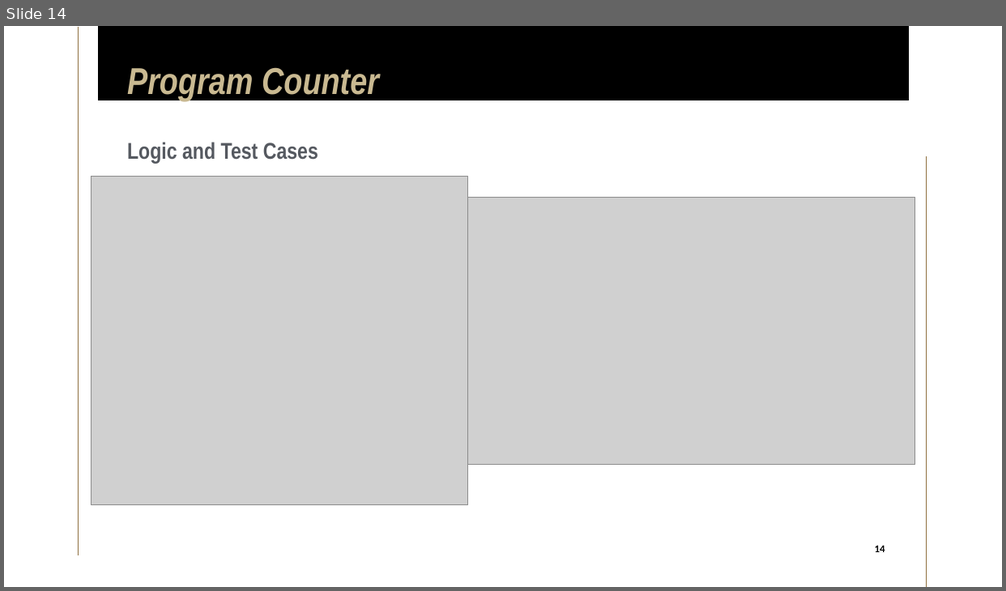
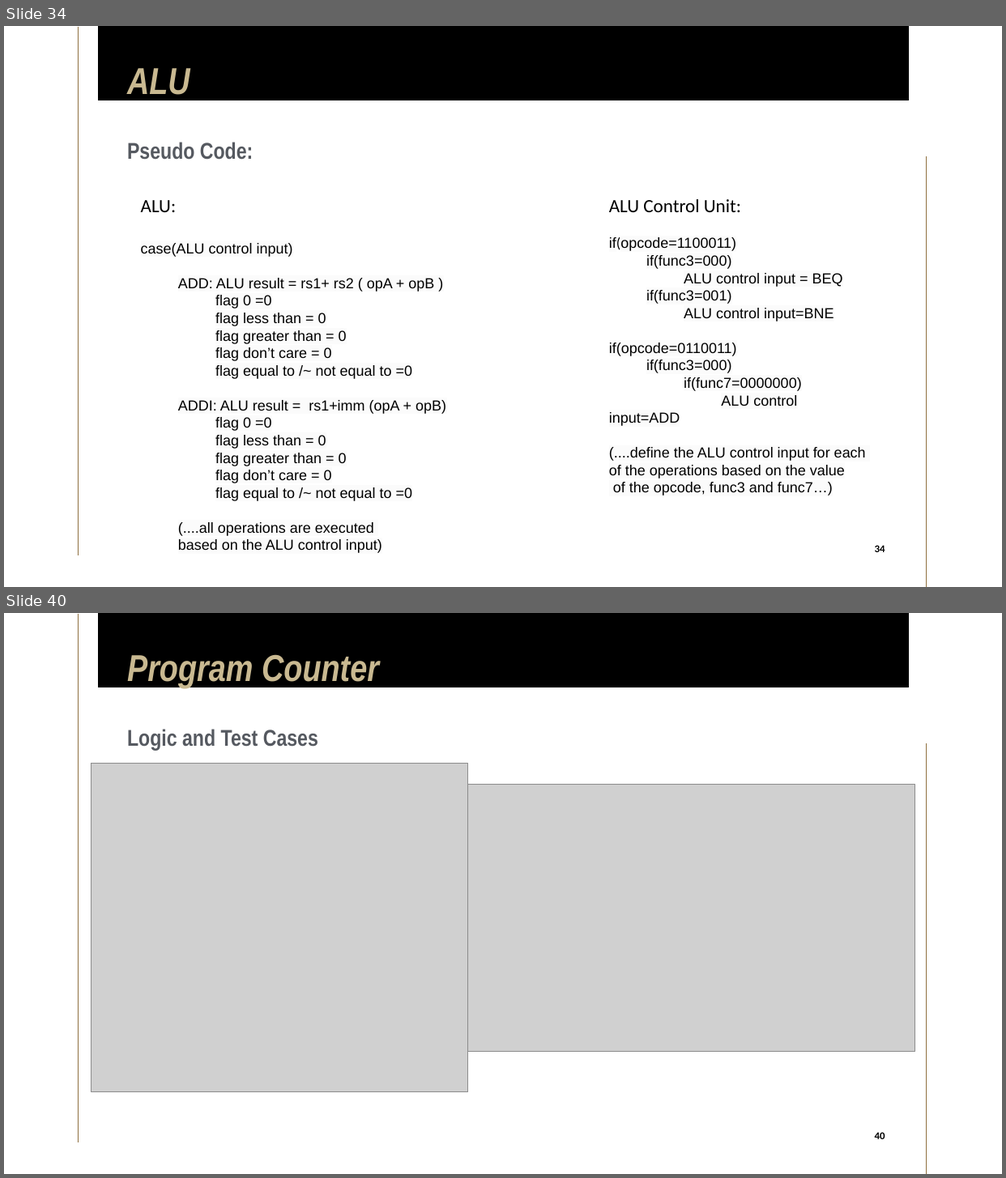
Before and after one commit to limichael246/STARS_2024, a slide deck: Project_Proposal.pptx. Shown one above the other, each under a label of ours: slide 14 before the commit, slides 34 and 40 after it; the slides between them are not shown. The pictures are 1006x591 and 1006x1178 pixels, drawn with LibreOffice and Linux fonts; fonts in the diff are those of the drawing; grey boxes stand for pictures. Boxes give left, top, right and bottom in pixels: in the first picture for what was removed or moved away, otherwise in the second. Text is boxed around its words. In the diff, an @@ line names an element or a change of style, - is before the commit and + after.

```diff
--- a/Project_Proposal.pptx
+++ b/Project_Proposal.pptx
@@ slide 34 added at box(4, 26, 1002, 587), background #FFFFFF; not listed: 3 template elements that a slide beside it also shows @@
@@ title added at box(127, 68, 190, 101), 36 pt, text #C9B991, bold, italic @@
+ALU
@@ subtitle added at box(127, 142, 253, 160), 22 pt, text #555960, bold @@
+Pseudo Code:
@@ text added at box(141, 200, 446, 553), 14 pt, text #000000 @@
+ALU:
+case(ALU control input)
+  ADD: ALU result = rs1+ rs2 ( opA + opB )
+  flag 0 =0
+  flag less than = 0
+  flag greater than = 0
+  flag don’t care = 0
+  flag equal to /~ not equal to =0
+  ADDI: ALU result = rs1+imm (opA + opB)
+  flag 0 =0
+  flag less than = 0
+  flag greater than = 0
+  flag don’t care = 0
+  flag equal to /~ not equal to =0
+  (....all operations are executed
+  based on the ALU control input)
@@ text added at box(609, 199, 866, 496), 14 pt, text #000000 @@
+ALU Control Unit:
+if(opcode=1100011)
+if(func3=000)
+ALU control input = BEQ
+if(func3=001)
+ALU control input=BNE
+if(opcode=0110011)
+if(func3=000)
+if(func7=0000000)
+ALU control input=ADD
+(....define the ALU control input for each
+of the operations based on the value
+of the opcode, func3 and func7…)
@@ page number added at box(868, 539, 891, 557), 10 pt, text #000000, bold @@
+34
@@ what was slide 14 is now slide 40 @@
@@ page number at box(875, 1132, 885, 1139): text changed @@
-14
+40
```
Also in this commit, not shown: 8 slides changed, 37 other slides added, 5 slides removed.
